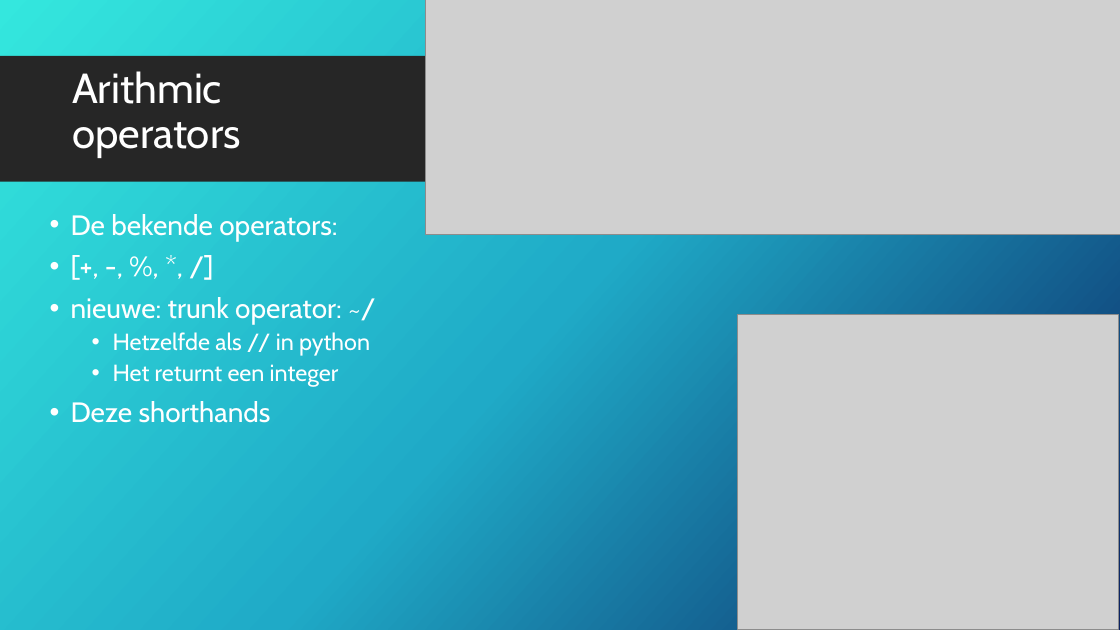
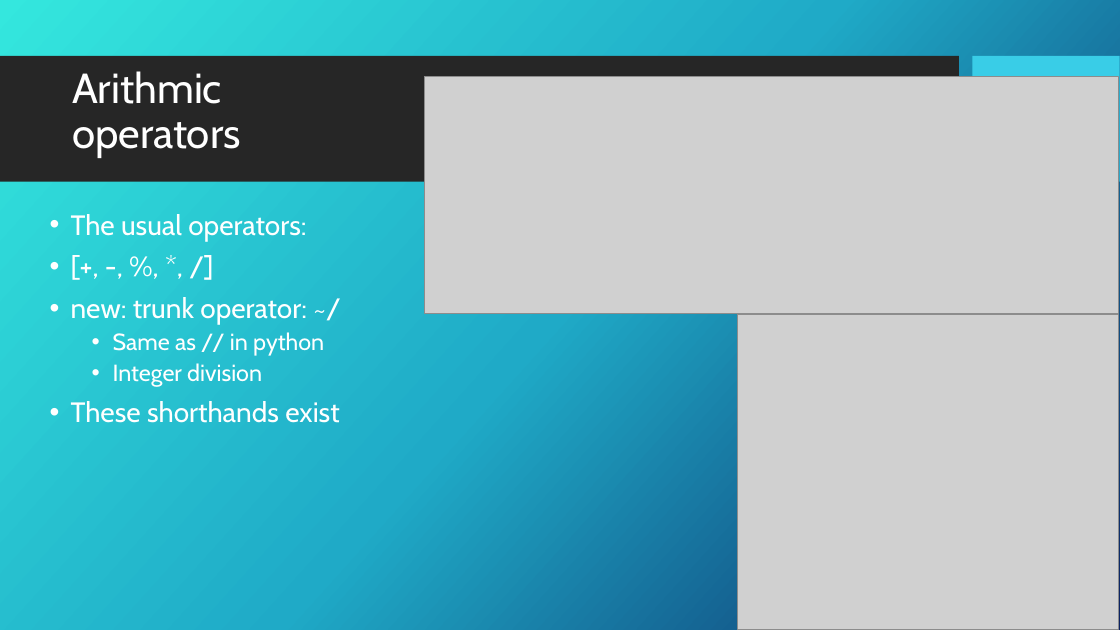
Before and after one commit to GDSC-ADEK/dart-flutter-course, a slide deck: slide 9 of week2/week2_slideshow.pptx (slide 8 before the commit). Drawn at 1120x630 pixels with LibreOffice and Linux fonts; fonts in the diff are those of the drawing; grey boxes stand for pictures; background and template pictures are left out. Boxes give left, top, right and bottom in pixels: in the first picture for what was removed or moved away, otherwise in the second. Text is boxed around its words. In the diff, an @@ line names an element or a change of style, - is before the commit and + after.

```diff
--- a/week2/week2_slideshow.pptx
+++ b/week2/week2_slideshow.pptx
@@ picture: place and size @@
-picture at bbox=[426, 0, 1120, 235]
+picture at bbox=[424, 76, 1119, 313]
@@ text at bbox=[71, 214, 306, 241]: text changed @@
-• De bekende operators:
+• The usual operators:
@@ text at bbox=[71, 297, 339, 423]: text changed; size 20 to 24 pt @@
-• nieuwe: trunk operator: ~/
-  • Hetzelfde als // in python
-  • Het returnt een integer
-• Deze shorthands
+• new: trunk operator: ~/
+  • Same as // in python
+  • Integer division
+• These shorthands exist
```
Also in this commit, not shown: 14 other slides changed, 8 slides added, 8 other files.
